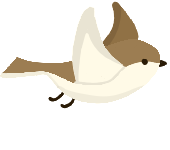
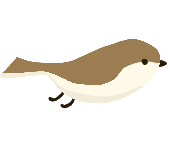
Revision of a layered 170px x 150px image; what changed, layer by layer:
hid group "Wing" (4 layers) over [72, 1, 139, 85]
